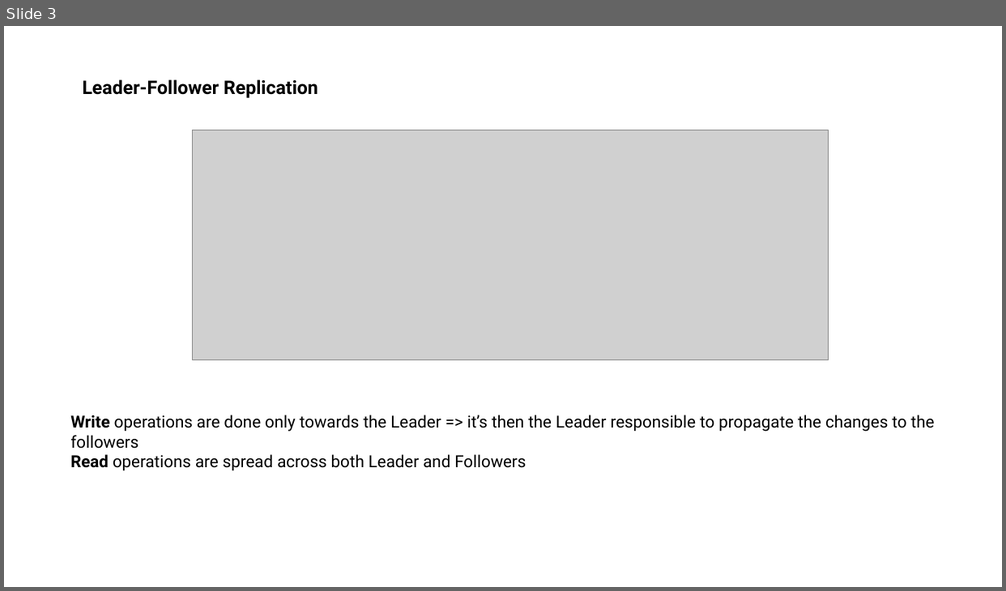
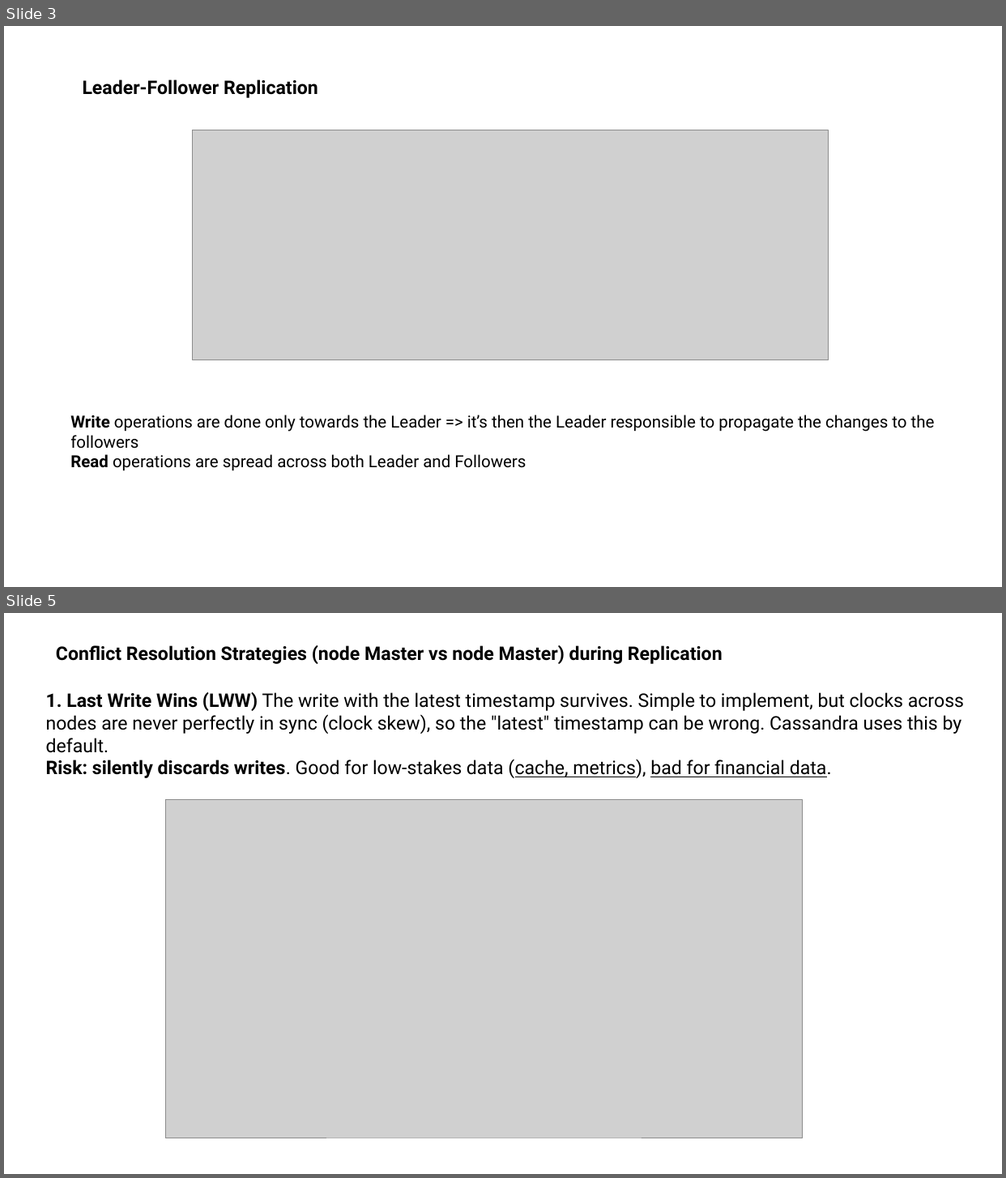
Before and after one commit to dventura3/system-design, a slide deck: docs/DB Replication.pptx. Shown one above the other, each under a label of ours: slide 3 before the commit, slides 3 and 5 after it; the slides between them are not shown. The pictures are 1006x591 and 1006x1178 pixels, drawn with LibreOffice and Linux fonts; fonts in the diff are those of the drawing; grey boxes stand for pictures. Boxes give left, top, right and bottom in pixels: in the first picture for what was removed or moved away, otherwise in the second. Text is boxed around its words. In the diff, an @@ line names an element or a change of style, - is before the commit and + after.

Commit message:
Updated replication

```diff
--- a/docs/DB Replication.pptx
+++ b/docs/DB Replication.pptx
@@ slide 5 added at [4, 613, 1002, 1174], background #FFFFFF @@
@@ text added at [56, 645, 722, 664], 18 pt, text #000000, bold @@
+Conflict Resolution Strategies (node Master vs node Master) during Replication
@@ text added at [46, 692, 964, 778], 18 pt, text #000000 @@
+1. Last Write Wins (LWW) The write with the latest timestamp survives. Simple to implement, but clocks across nodes are never perfectly in sync (clock skew), so the "latest" timestamp can be wrong. Cassandra uses this by default.
+Risk: silently discards writes. Good for low-stakes data (cache, metrics), bad for financial data.
@@ picture added at [166, 799, 802, 1138] @@
```
Also in this commit, not shown: 4 slides changed, 7 other slides added, 2 other files.
